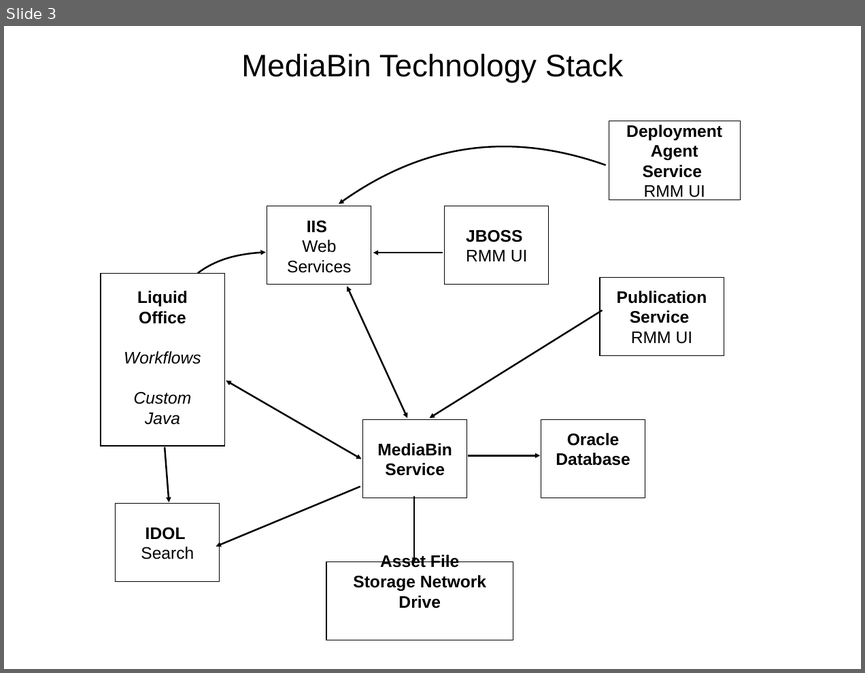
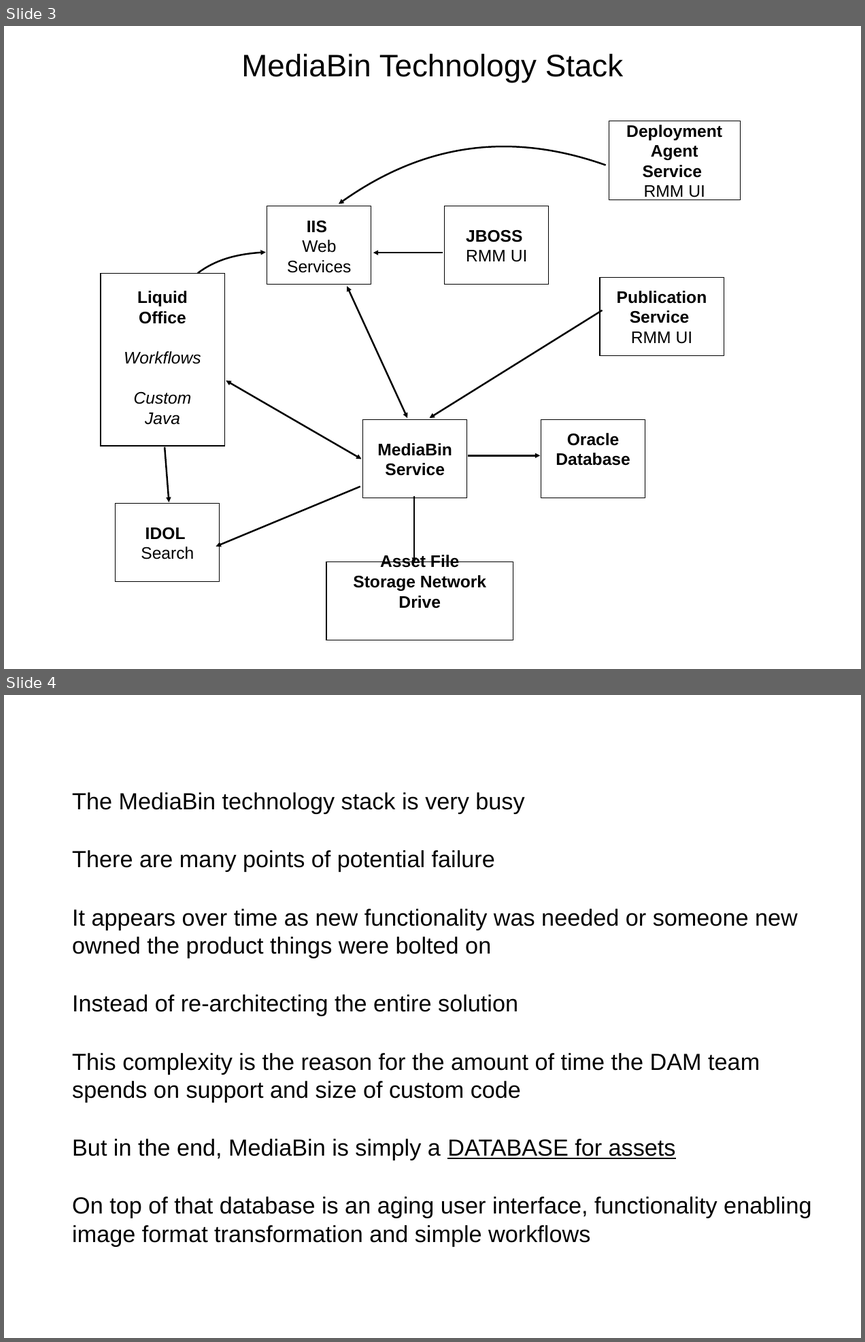
Before and after one commit to wshromoff/SOL, a slide deck: Files/Metadata_Groupings/Tables.pptx. Shown one above the other, each under a label of ours: slide 3 before the commit, slides 3 and 4 after it. The pictures are 865x673 and 865x1342 pixels, drawn with LibreOffice and Linux fonts; fonts in the diff are those of the drawing. Boxes give left, top, right and bottom in pixels: in the first picture for what was removed or moved away, otherwise in the second. Text is boxed around its words. In the diff, an @@ line names an element or a change of style, - is before the commit and + after.

```diff
--- a/Files/Metadata_Groupings/Tables.pptx
+++ b/Files/Metadata_Groupings/Tables.pptx
@@ slide 4 added at (4, 695, 861, 1338), background #FFFFFF @@
@@ text added at (72, 792, 811, 1246), 27.8 pt, text #000000 @@
+The MediaBin technology stack is very busy
+There are many points of potential failure
+It appears over time as new functionality was needed or someone new owned the product things were bolted on
+Instead of re-architecting the entire solution
+This complexity is the reason for the amount of time the DAM team spends on support and size of custom code
+But in the end, MediaBin is simply a DATABASE for assets
+On top of that database is an aging user interface, functionality enabling image format transformation and simple workflows
```
Also in this commit, not shown: 2 slides changed, 7 other slides added, 1 other file.
